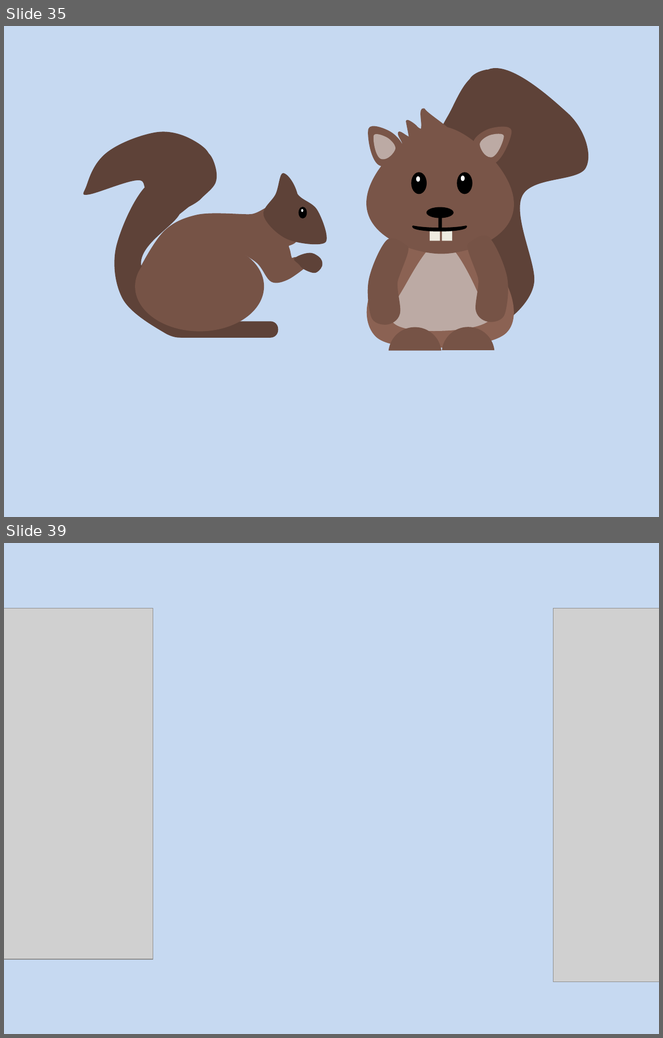
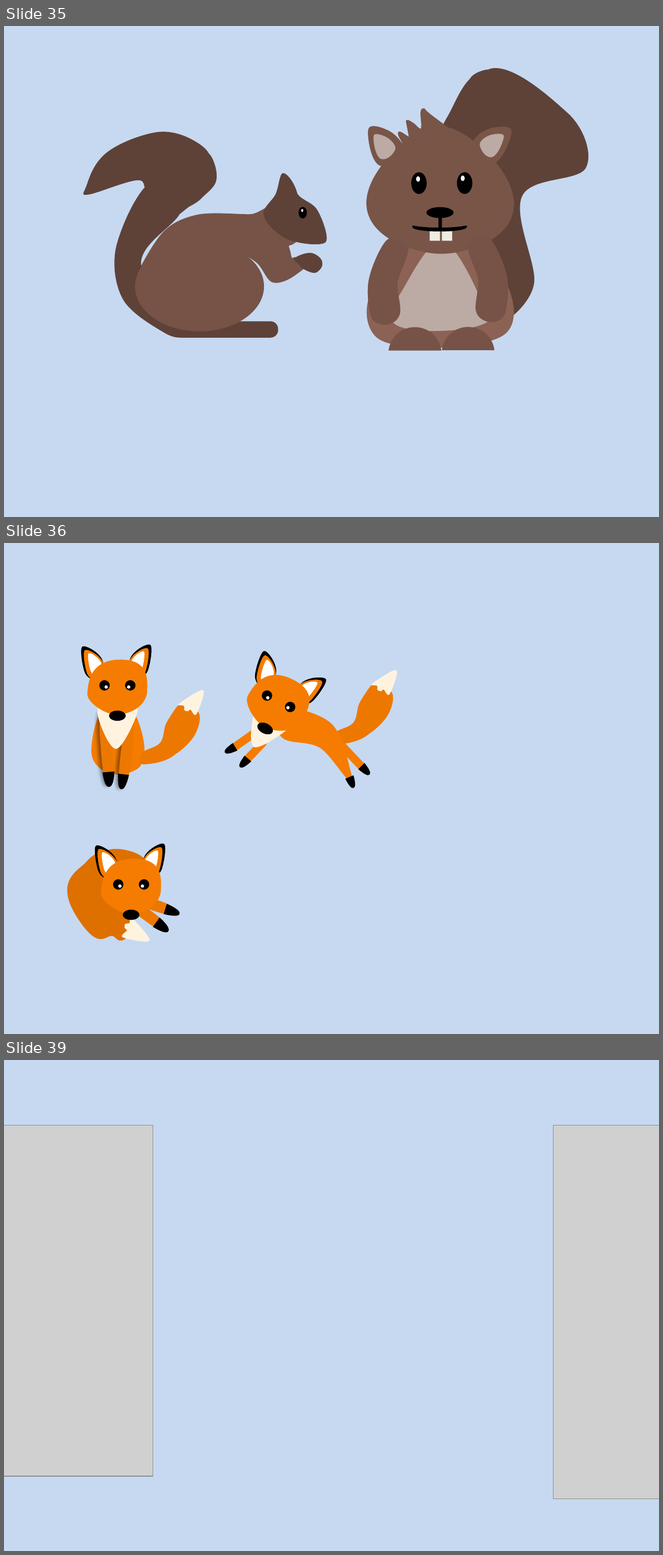
Before and after one commit to gustavoFG28/Ludit, a slide deck: Historias/fundos.pptx. Shown one above the other, each under a label of ours: slides 35 and 39 before the commit, slides 35, 36 and 39 after it; the slides between them are not shown. The pictures are 663x1038 and 663x1555 pixels, drawn with LibreOffice and Linux fonts; fonts in the diff are those of the drawing; grey boxes stand for pictures. Boxes give left, top, right and bottom in pixels: in the first picture for what was removed or moved away, otherwise in the second. Text is boxed around its words. In the diff, an @@ line names an element or a change of style, - is before the commit and + after.

```diff
--- a/Historias/fundos.pptx
+++ b/Historias/fundos.pptx
@@ slide 36 added at (4,543,659,1034), background #C6D9F1 @@
@@ group added at (78,641,204,789): 15 freeform shapes, 5 ellipses @@
@@ group added at (223,650,397,789): 15 freeform shapes, 5 ellipses, 3 rounded rectangles @@
@@ group added at (63,840,181,947): 13 freeform shapes, 5 ellipses @@
```
Also in this commit, not shown: 3 slides changed, 1 slide removed.
